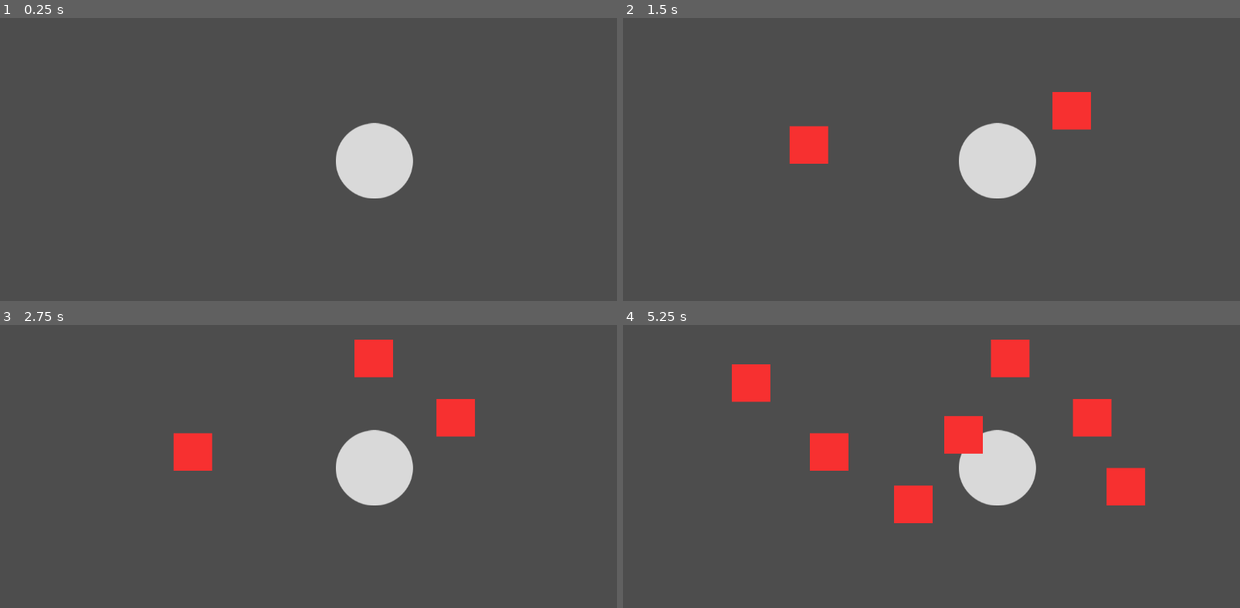
Above: before the commit, frames 1-4 (two rows, left to right).
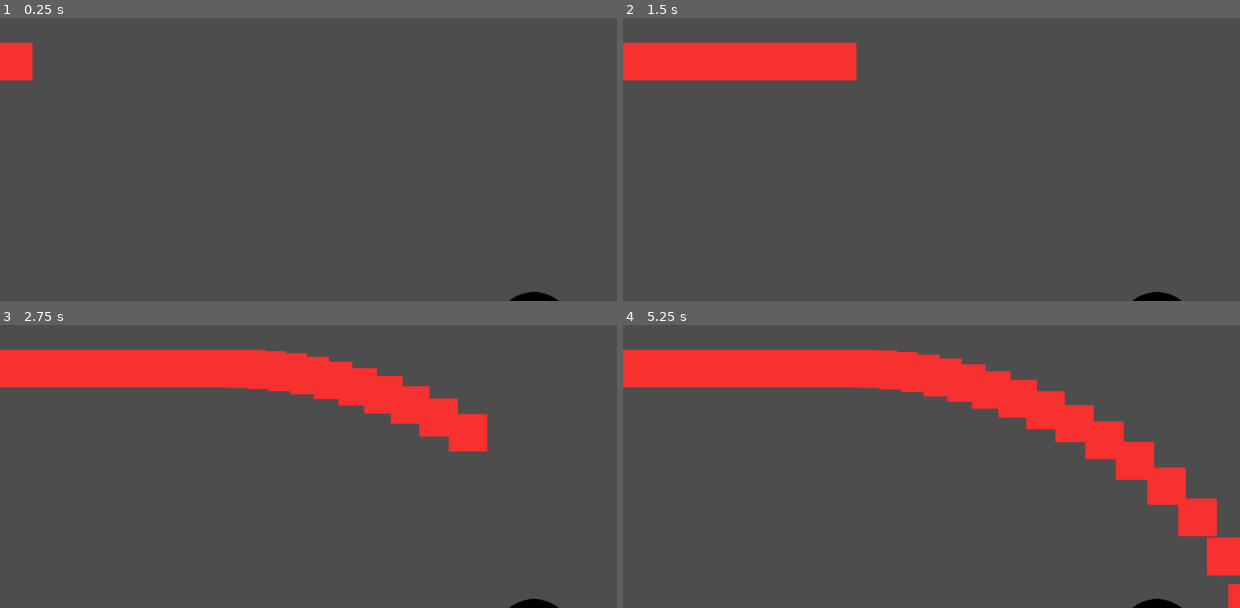
Above: after the commit, the same moments.

Repository: lethalgem/lemmings-forge-game
Game: Godot game, scene res://scenes/gravity_test.tscn
The game is run twice, just before and just after one commit, with the same random seed, the same clock (stepped at 60 frames per second) and the same inputs.
Inputs (mouse positions are in pixels of both pictures, inside the frame that each line leads up to):
- Up to frame 1 (0.25 s): no input
- Up to frame 2 (1.5 s): move the mouse to (1067, 111) at 0.52 s; press the mouse at (1067, 111) at 0.53 s; move the mouse to (808, 145) at 1.27 s; release the mouse at (808, 145) at 1.28 s; click (808, 145) at 1.35 s
- Up to frame 3 (2.75 s): move the mouse to (370, 358) at 2.02 s; press the mouse at (370, 358) at 2.03 s
- Up to frame 4 (5.25 s): move the mouse to (900, 503) at 2.77 s; release the mouse at (900, 503) at 2.78 s; click (900, 503) at 2.85 s; move the mouse to (1116, 486) at 3.52 s; press the mouse at (1116, 486) at 3.53 s; move the mouse to (746, 381) at 4.27 s; release the mouse at (746, 381) at 4.28 s; click (746, 381) at 4.35 s; move the mouse to (962, 435) at 5.02 s; press the mouse at (962, 435) at 5.03 s

The runs differ from the first frame. In frame 1, 3.6% of the frame differs, in the area x 0-91%, y 8-100%; in frame 2, 9.6%; in frame 3, 15%; in frame 4, 21%, in the area x 0-100%, y 5-100%.

Commit message:
MB Gravity working dece

Diff:
--- a/scenes/gravity_test.tscn
+++ b/scenes/gravity_test.tscn
@@ -5,19 +5,33 @@
 [ext_resource type="Script" path="res://scripts/black_hole.gd" id="2_trij0"]
 
 [sub_resource type="CircleShape2D" id="CircleShape2D_32w4t"]
-radius = 48.4505
+radius = 7.89911
 
 [node name="GravityTestController" type="Node2D"]
 script = ExtResource("1_gclhx")
 
 [node name="BlackHole" type="Area2D" parent="."]
-position = Vector2(699, 386)
+unique_name_in_owner = true
+position = Vector2(997, 702)
 script = ExtResource("2_trij0")
 
+[node name="HSlider" type="HSlider" parent="BlackHole"]
+unique_name_in_owner = true
+offset_left = -83.0
+offset_top = 108.0
+offset_right = 97.0
+offset_bottom = 124.0
+max_value = 50.0
+step = 0.1
+value = 10.0
+metadata/_edit_use_anchors_ = true
+
 [node name="Sprite2D" type="Sprite2D" parent="BlackHole"]
+modulate = Color(0, 0, 0, 1)
 texture = ExtResource("2_llap1")
 
 [node name="CollisionShape2D" type="CollisionShape2D" parent="BlackHole"]
+position = Vector2(1, 1)
 scale = Vector2(7.85, 7.85)
 shape = SubResource("CircleShape2D_32w4t")
 
--- a/scripts/black_hole.gd
+++ b/scripts/black_hole.gd
@@ -4,25 +4,53 @@
 @onready var cast_to_ore = %DirectionRayCast
 var ores_in_gravity_well = []
 
-func _input(event):
-	if event.is_action_pressed("left_click"):
-		var ore_instance = ore.instantiate()
-		add_child(ore_instance)
-		ore_instance.global_position = get_global_mouse_position()
+func startCrates():
+	var ore_instance = ore.instantiate()
+	add_child(ore_instance)
+	ore_instance.global_position = Vector2(-50,200) # get_global_mouse_position()
+	ores_in_gravity_well.append(ore_instance)
 
-func _draw():
-	for ore in ores_in_gravity_well:
-		draw_line(global_position, ore.global_position, Color(255,0, 255), 10)
+	await get_tree().create_timer(.1).timeout
+	startCrates()
+#func _input(event):
+	#if event.is_action_pressed("left_click"):
+		#var ore_instance = ore.instantiate()
+		#add_child(ore_instance)
+		#ore_instance.global_position = get_global_mouse_position()
+		#
+		#ores_in_gravity_well.append(ore_instance)
+
+# func _draw():
+# 	for ore in ores_in_gravity_well:
+# 		draw_line(global_position, ore.global_position, Color(255,0, 255), 10)
 
 func _physics_process(delta):
+	#var gravityModifier:float = float(%GravityText.text)
+	var gravityModifier:float = float(%HSlider.value)
+
+	#print(gravityModifier)
+
+	var gravityBase:float = 400000
+
 	for ore in ores_in_gravity_well:
 		var direction_from_ore_to_self = ore.global_position.direction_to(global_position)
 		var distance_to_ore = ore.global_position.distance_to(global_position)
-		print(direction_from_ore_to_self)
-		print(distance_to_ore)
+		# print(direction_from_ore_to_self)
+		# print(distance_to_ore)
+		ore.update(direction_from_ore_to_self, distance_to_ore, gravityModifier * gravityBase, delta)
 
 
 func _on_body_entered(body):
 	if body is Ore:
 		print("ore entered gravity well")
-		ores_in_gravity_well.append(body)
+
+		if not body.beenDetected():
+			body.setBeenDetected()
+			return
+
+		var index = ores_in_gravity_well.find(body)
+		if index >= 0:
+			ores_in_gravity_well.remove_at(index)
+			remove_child(body)
+
+		#ores_in_gravity_well.append(body)
--- a/scripts/gravity_test_controller.gd
+++ b/scripts/gravity_test_controller.gd
@@ -1 +1,5 @@
 extends Node
+
+
+func _ready():
+	%BlackHole.startCrates()
--- a/scripts/ore.gd
+++ b/scripts/ore.gd
@@ -2,8 +2,186 @@
 extends CharacterBody2D
 
 @onready var current_direction = Vector2(1,0)
-@onready var current_velocity = 10
+@onready var current_velocity = 300
+
+
+@onready var _beenDetected = false
+func beenDetected():
+	return _beenDetected
+func setBeenDetected():
+	_beenDetected = true
+
 
 func _physics_process(delta):
 	var new_position = global_position + (current_direction * current_velocity * delta)
 	create_tween().tween_property(self, "global_position", new_position, delta)
+
+#func rotate_vector_around_vector(vector):
+	#var angle = acos(vector.x * current_direction.x + vector.y * current_direction.y)
+	#
+	#var cos_angle = cos(angle)
+	#var sin_angle = sin(angle)
+	#var x = vector.x - current_direction.x
+	#var y = vector.y - current_direction.y
+	#var new_x = x * cos_angle - y * sin_angle
+	#var new_y = x * sin_angle + y * cos_angle
+	#return Vector2(new_x + current_direction.x, new_y + current_direction.y)
+
+func update(direction:Vector2, distance:float, gravity:float, delta:float):
+
+	if distance > 750:
+		return
+
+	#distance = max(distance, 750)
+	var impactVector = direction * gravity * delta / (pow(distance, 1.5))
+	#if impactVector.length() > 300:
+		#impactVector = impactVector.normalized() * 300
+
+	var newVector = (current_direction * current_velocity) + impactVector
+
+	var originalVelocity = current_velocity
+	current_velocity = newVector.length()
+	current_velocity = min(originalVelocity * 1.05, current_velocity)
+
+	current_direction = newVector.normalized()
+
+	#var velocityCap = 600
+	#if current_velocity > velocityCap:
+		#newVector = current_direction * velocityCap
+		#current_velocity = newVector.length()
+		#current_direction = newVector.normalized()
+
+
+#
+#
+#
+#
+#
+#
+#
+	#var secondsToOrbit = 2
+	#var radians = delta * 360 * secondsToOrbit * PI / 180
+	#
+	#var center:Vector2 = Vector2(global_position.x + direction.x * distance, global_position.y + direction.y * distance)
+	#
+	#var halfCirlcePoint = Vector2(center.x - direction.x * distance / 2, center.y + direction.y - distance / 2)
+	#var impactVector = Vector2(halfCirlcePoint.x - global_position.x, halfCirlcePoint.y - global_position.y).normalized()
+	#print(impactVector)
+	#
+	#var newVector = (current_direction * current_velocity) + impactVector * gravity
+#
+#
+	##distance = max(distance, 750)
+	##var impactVector = direction * gravity * delta / distance # (pow(distance, 3.0/2))
+	##if impactVector.length() > 300:
+		##impactVector = impactVector.normalized() * 300
+#
+	##var newVector = (current_direction * current_velocity) + impactVector
+	#
+	#current_velocity = newVector.length()
+	#current_direction = newVector.normalized()
+#
+	##var velocityCap = 600
+	##if current_velocity > velocityCap:
+		##newVector = current_direction * velocityCap
+		##current_velocity = newVector.length()
+		##current_direction = newVector.normalized()
+#
+#
+#
+#
+
+
+
+
+
+
+
+
+
+
+
+
+
+
+
+
+
+
+
+
+	#var newX = cos(radians)*distance + center.x
+	#var newY = cos(radians)*distance + center.y
+#
+	#print(center)
+	#print(newX,',',newY)
+#
+#
+#
+#
+	#var perpendicularDirection = Vector2(direction.y, -direction.x)
+	##var rotatedVector = rotate_vector_around_vector(perpendicularDirection).normalized()
+#
+	##var impactVector = Vector2(newX - global_position.x, newY - global_position.y)
+	##var newVector = (current_direction * current_velocity) + impactVector
+	#
+	##current_velocity = newVector.length()
+	## current_direction = newVector.normalized()
+	#current_direction = (current_direction + perpendicularDirection).normalized()
+
+
+
+
+
+
+
+
+
+
+
+
+	# distance = max(distance, 750)
+	# var impactVector = direction * gravity * delta / distance # (pow(distance, 3.0/2))
+	# if impactVector.length() > 300:
+	# 	impactVector = impactVector.normalized() * 300
+
+	# var newVector = (current_direction * current_velocity) + impactVector
+
+	# current_velocity = newVector.length()
+	# current_direction = newVector.normalized()
+
+	# var velocityCap = 600
+	# if current_velocity > velocityCap:
+	# 	newVector = current_direction * velocityCap
+	# 	current_velocity = newVector.length()
+	# 	current_direction = newVector.normalized()
+
+
+
+
+
+
+#
+#
+	#distance = max(distance, 750)
+	#var impactVector = direction * gravity * delta / distance # (pow(distance, 3.0/2))
+	#if impactVector.length() > 300:
+		#impactVector = impactVector.normalized() * 300
+#
+	#var newVector = (current_direction * current_velocity) + impactVector
+	#
+	#current_velocity = newVector.length()
+	#current_direction = newVector.normalized()
+#
+	#var velocityCap = 600
+	#if current_velocity > velocityCap:
+		#newVector = current_direction * velocityCap
+		#current_velocity = newVector.length()
+		#current_direction = newVector.normalized()
+#
+
+
+
+
+	# if current_velocity > 500:
+	# 	print(current_direction, current_velocity, direction, distance, gravity, delta)
